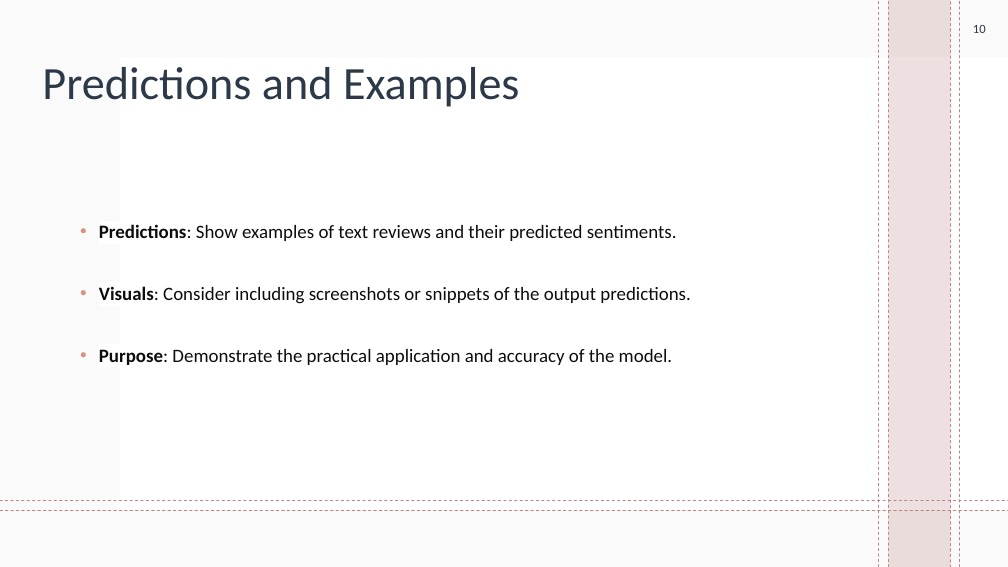
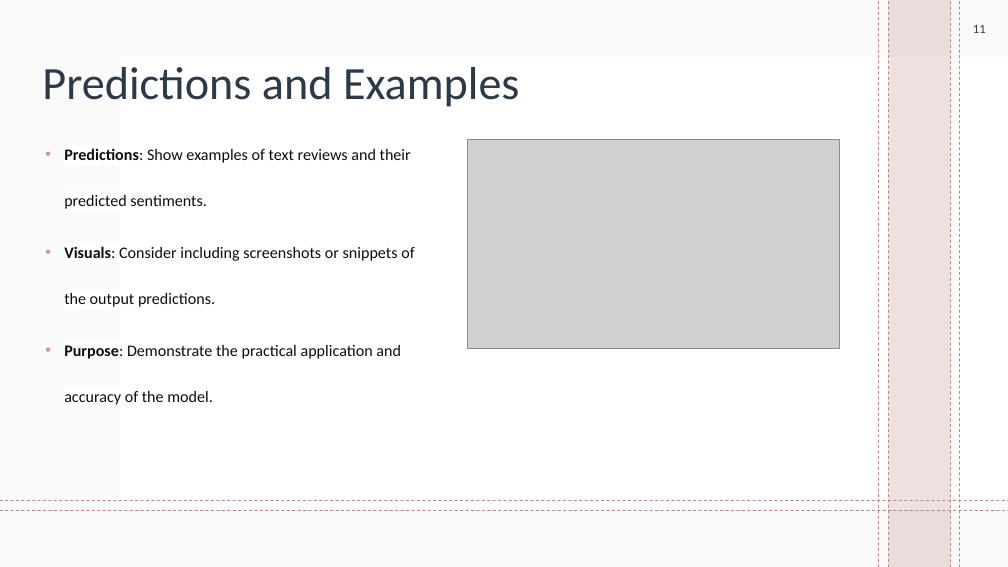
Before and after one commit to Hasansattar/Flaskapp_Amazon_Sentiment_Reviews, a slide deck: slide 11 of Amazon Product Review Sentiments presentation.pptx (slide 10 before the commit). Drawn at 1008x567 pixels with LibreOffice and Linux fonts; fonts in the diff are those of the drawing; grey boxes stand for pictures; background and template pictures are left out. Boxes give left, top, right and bottom in pixels: in the first picture for what was removed or moved away, otherwise in the second. Text is boxed around its words. In the diff, an @@ line names an element or a change of style, - is before the commit and + after.

```diff
--- a/Amazon Product Review Sentiments presentation.pptx
+++ b/Amazon Product Review Sentiments presentation.pptx
@@ page number at [973,25,986,33]: text changed @@
-10
+11
@@ text "Predictions: Show examples of text ...": place and size @@
-text "Predictions: Show examples of text ..." at [99,224,690,365]
+text "Predictions: Show examples of text ..." at [64,148,414,405]
@@ text "Predictions: Show examples of text ..." at [64,148,414,405]: size 18 to 15.3 pt; line spacing 2.5 to 2.4 @@
@@ picture added at [467,140,840,349] @@
```
Also in this commit, not shown: 10 other slides changed, 1 slide added, 1 other file.
